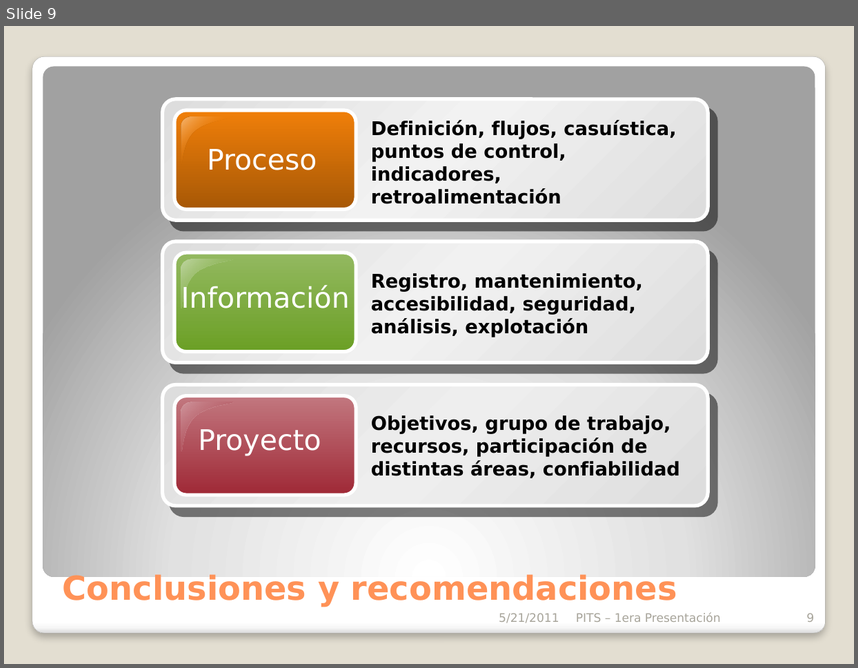
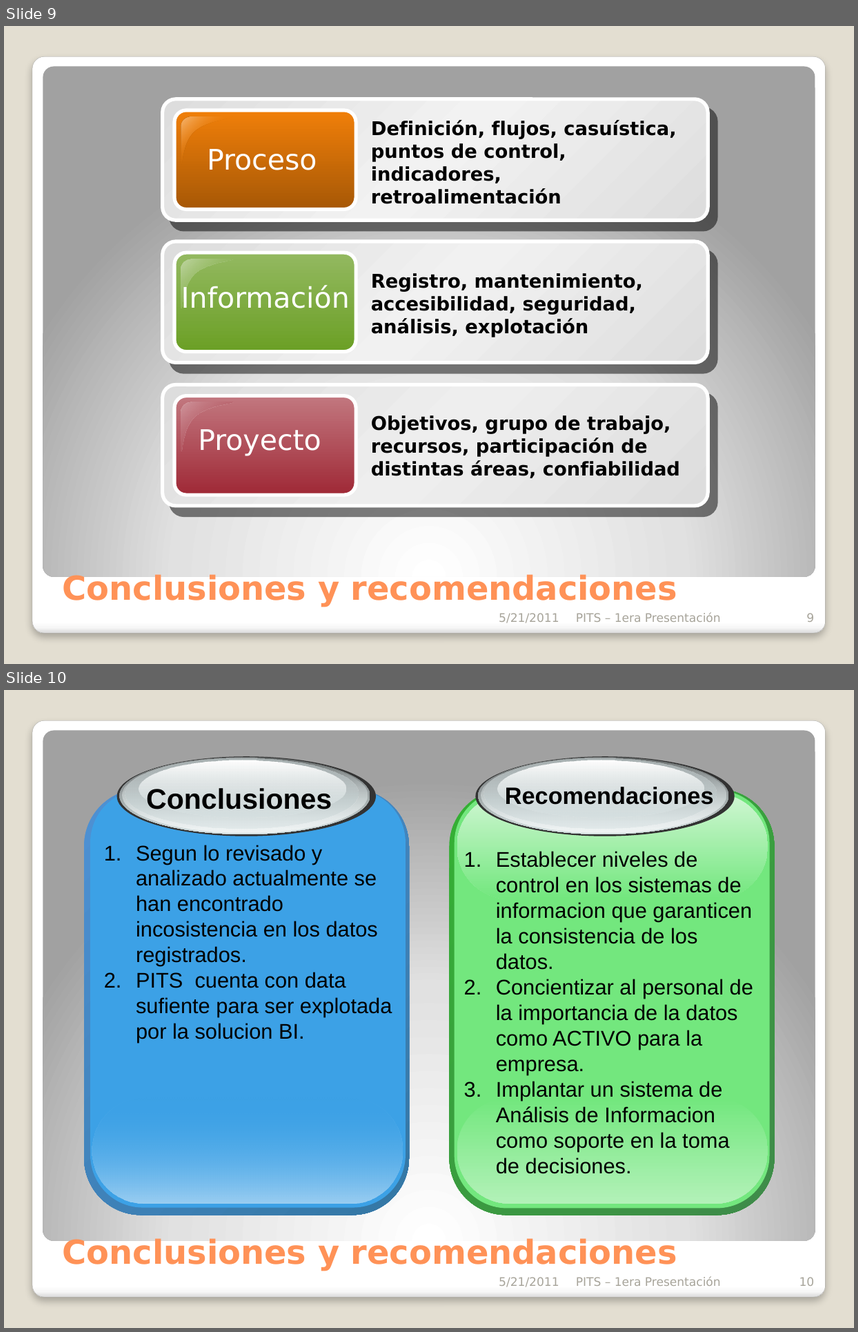
Before and after one commit to cuonglun12/pits-bi-real-time, a slide deck: Presentacion/PITS_BI_01.pptx. Shown one above the other, each under a label of ours: slide 9 before the commit, slides 9 and 10 after it. The pictures are 858x668 and 858x1332 pixels, drawn with LibreOffice and Linux fonts; fonts in the diff are those of the drawing. Boxes give left, top, right and bottom in pixels: in the first picture for what was removed or moved away, otherwise in the second. Text is boxed around its words. In the diff, an @@ line names an element or a change of style, - is before the commit and + after.

```diff
--- a/Presentacion/PITS_BI_01.pptx
+++ b/Presentacion/PITS_BI_01.pptx
@@ slide 10 added at (4,690,854,1328), background #E3DED1; not listed: 2 template elements that a slide beside it also shows @@
@@ group added at (117,756,377,836): 5 ellipses @@
@@ group added at (476,756,735,836): 5 ellipses @@
@@ rounded rectangle added at (84,789,408,1214), fill gradient #4E91D4 to #3477A4 @@
@@ rounded rectangle added at (91,789,406,1207), fill #3CA1E6 @@
@@ text added at (146,788,332,809), 24 pt, text #000000, bold @@
+Conclusiones
@@ rounded rectangle added at (450,789,774,1214), fill gradient #34B034 to #3F8B4A @@
@@ rounded rectangle added at (455,790,770,1208), fill #73E77E @@
@@ text added at (505,787,714,805), 20 pt, text #000000, bold @@
+Recomendaciones
@@ rounded rectangle added at (457,793,769,899), fill gradient #DDF7DF to #73E77E @@
@@ text added at (136,845,392,1043), 18 pt, text #000000 @@
+1. Segun lo revisado y analizado actualmente se han encontrado incosistencia en los datos registrados.
+2. PITS cuenta con data sufiente para ser explotada por la solucion BI.
@@ text added at (496,851,753,1174), 18 pt, text #000000 @@
+1. Establecer niveles de control en los sistemas de informacion que garanticen la consistencia de los datos.
+2. Concientizar al personal de la importancia de la datos como ACTIVO para la empresa.
+3. Implantar un sistema de Análisis de Informacion como soporte en la toma de decisiones.
@@ rounded rectangle added at (92,1097,403,1203), fill gradient #3CA1E6 to #BDD6F3 @@
@@ rounded rectangle added at (457,1097,769,1203), fill gradient #73E77E to #C3F2C7 @@
@@ title added at (63,1236,677,1271), 28 pt, text #FF9258, bold @@
+Conclusiones y recomendaciones
@@ text added at (499,1276,559,1287), 10 pt, text #A8A49B @@
+5/21/2011
@@ text added at (576,1276,721,1285), 10 pt, text #A8A49B @@
+PITS – 1era Presentación
@@ page number added at (800,1276,815,1285), 10 pt, text #A8A49B @@
+10
```
Also in this commit, not shown: 1 slide changed, 46 other files.
